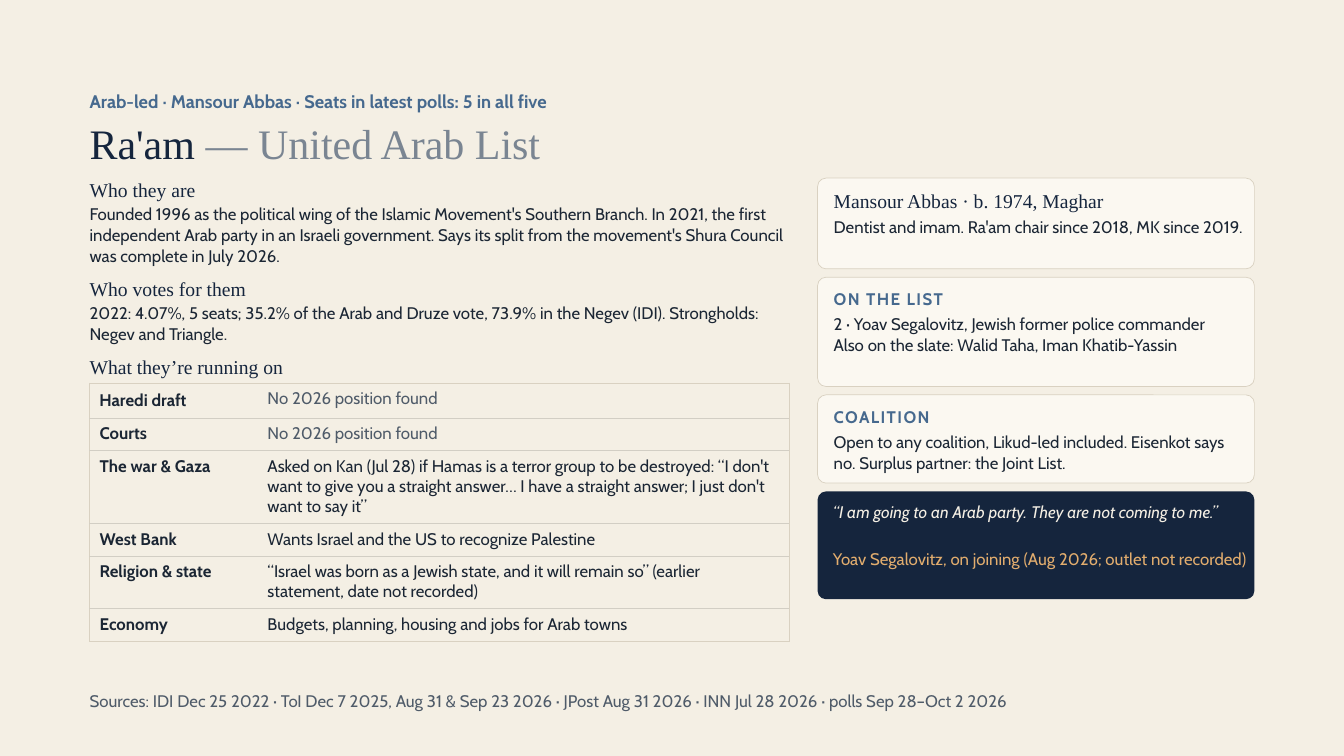
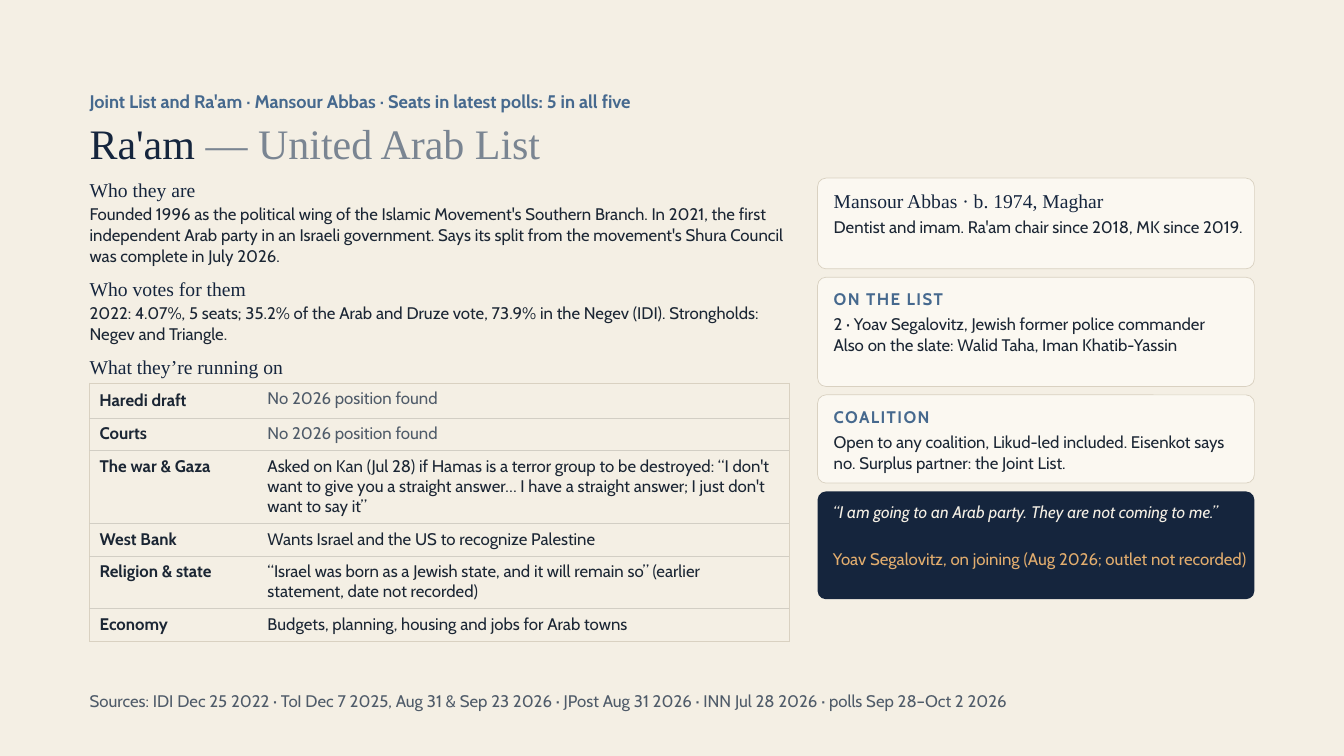
Before and after one commit to RavBogard/israelielection, a slide deck: slide 27 of public/teach/session-1-deck.pptx. Drawn at 1344x756 pixels with LibreOffice and Linux fonts; fonts in the diff are those of the drawing. Boxes give left, top, right and bottom in pixels: in the first picture for what was removed or moved away, otherwise in the second. Text is boxed around its words. In the diff, an @@ line names an element or a change of style, - is before the commit and + after.

```diff
--- a/public/teach/session-1-deck.pptx
+++ b/public/teach/session-1-deck.pptx
@@ text at [90,94,631,113]: text changed @@
-Arab-led · Mansour Abbas · Seats in latest polls: 5 in all five
+Joint List and Ra'am · Mansour Abbas · Seats in latest polls: 5 in all five
```
Also in this commit, not shown: 7 other slides changed, 1 other file.
